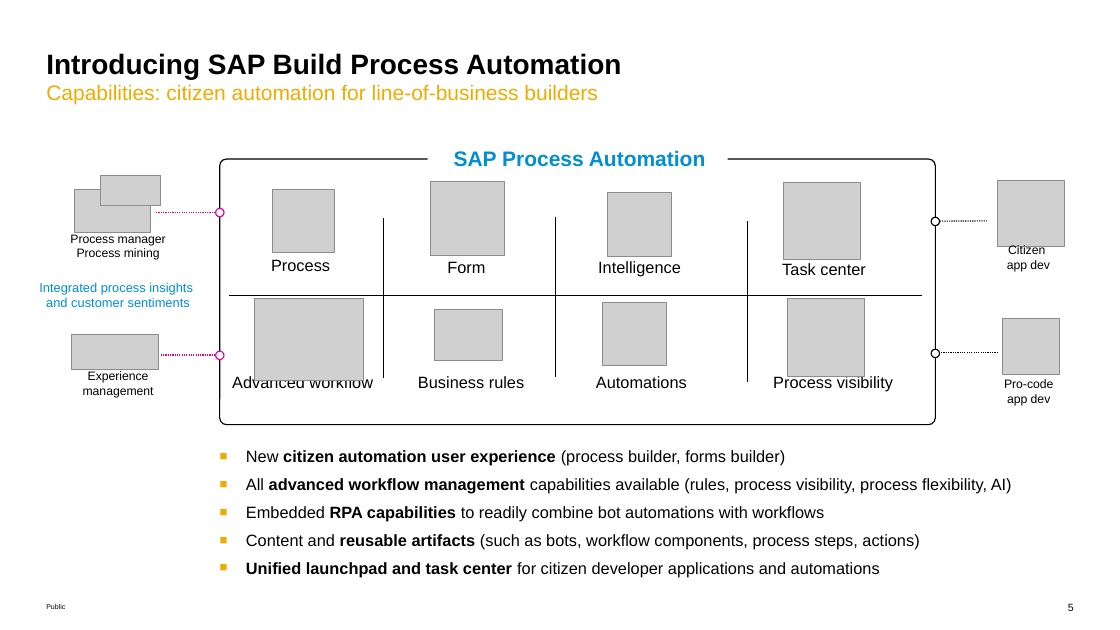
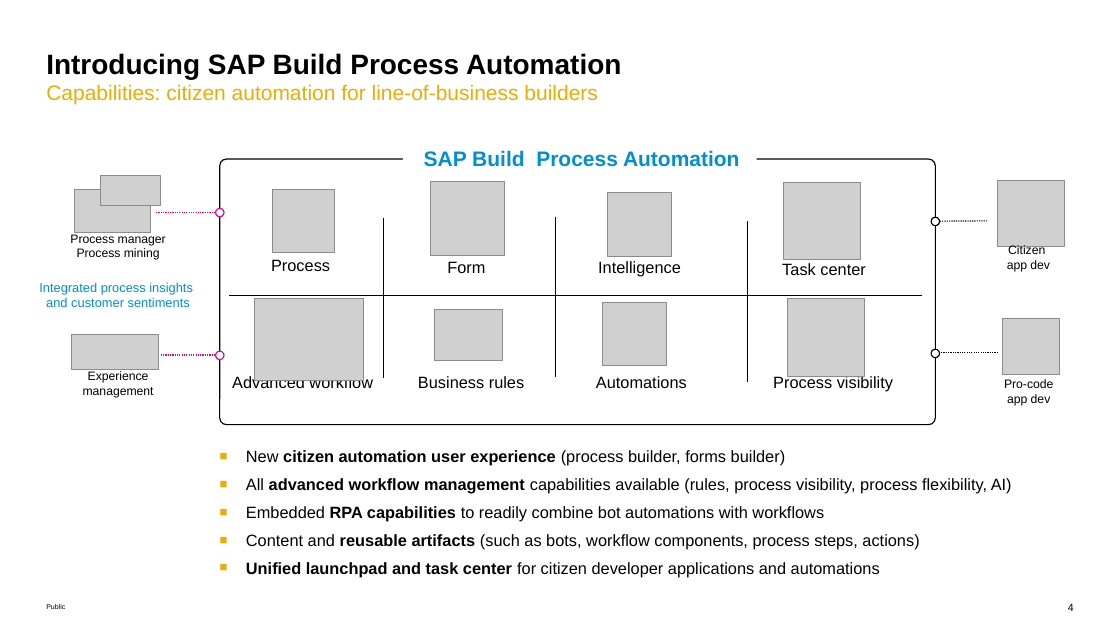
Before and after one commit to SAP-samples/teched2022-DT262, a slide deck: slide 4 of exercises/DT262-Execute Bots Rapidly in SAP S4HANA Cloud with SAP Build Process Automation.pptx (slide 5 before the commit). Drawn at 1120x630 pixels with LibreOffice and Linux fonts; fonts in the diff are those of the drawing; grey boxes stand for pictures. Boxes give left, top, right and bottom in pixels: in the first picture for what was removed or moved away, otherwise in the second. Text is boxed around its words. In the diff, an @@ line names an element or a change of style, - is before the commit and + after.

```diff
--- a/exercises/DT262-Execute Bots Rapidly in SAP S4HANA Cloud with SAP Build Process Automation.pptx
+++ b/exercises/DT262-Execute Bots Rapidly in SAP S4HANA Cloud with SAP Build Process Automation.pptx
@@ text at (424, 150, 740, 167): text changed @@
-SAP Process Automation
+SAP Build Process Automation
@@ page number at (1068, 603, 1074, 611): text changed @@
-5
+4
```
Also in this commit, not shown: 3 other slides changed, 3 slides added, 2 slides removed.
